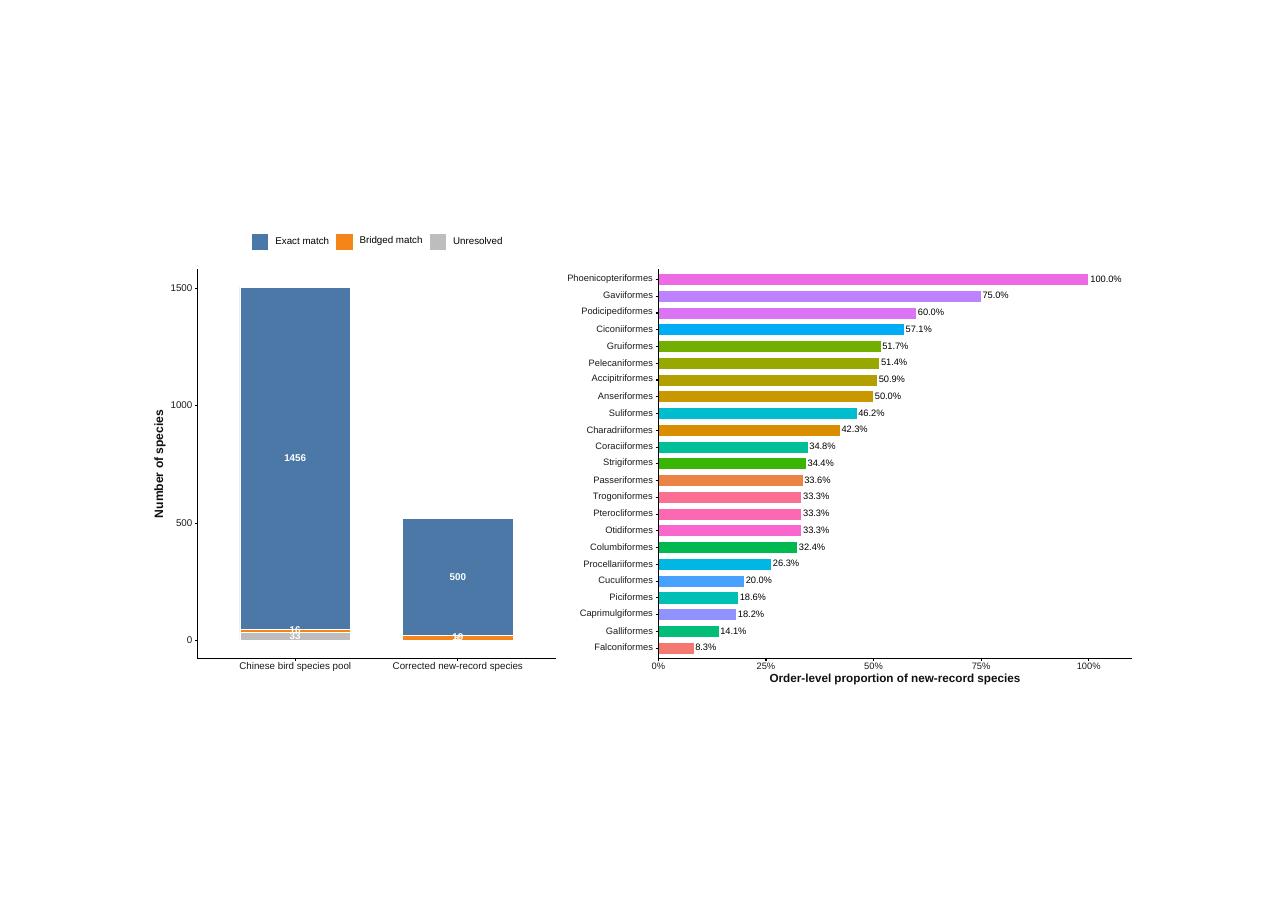
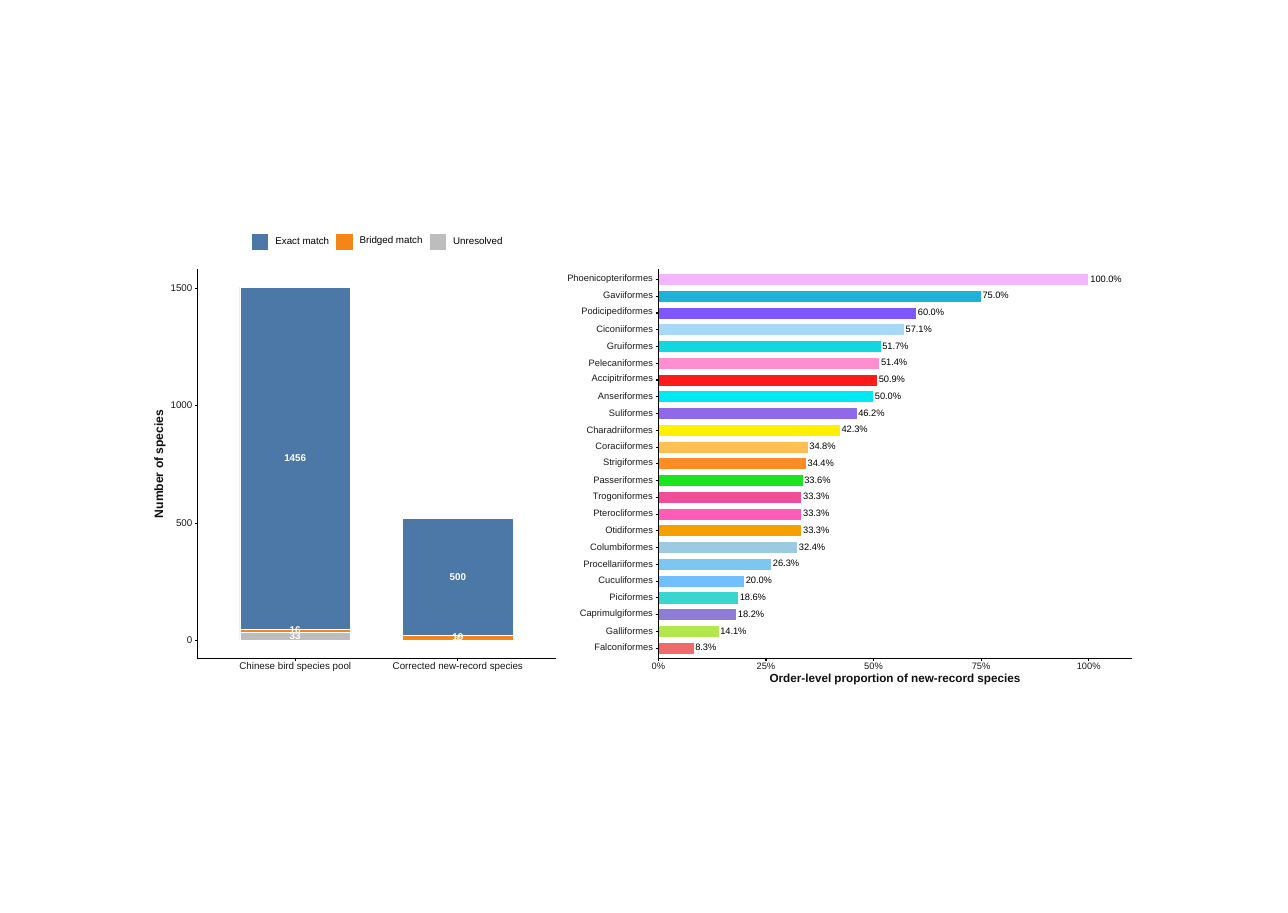
Before and after one commit to dingchenchen6/bird-new-distribution-records, a slide deck: slide 1 of tasks/bird_phylogeny_new_records_mctavish/figures/fig_s1_phylogeny_matching_diagnostics.pptx. Drawn at 1288x913 pixels with LibreOffice and Linux fonts; fonts in the diff are those of the drawing. Boxes give left, top, right and bottom in pixels: in the first picture for what was removed or moved away, otherwise in the second. Text is boxed around its words. In the diff, an @@ line names an element or a change of style, - is before the commit and + after.

```diff
--- a/tasks/bird_phylogeny_new_records_mctavish/figures/fig_s1_phylogeny_matching_diagnostics.pptx
+++ b/tasks/bird_phylogeny_new_records_mctavish/figures/fig_s1_phylogeny_matching_diagnostics.pptx
@@ rectangle at [658, 290, 980, 302]: fill #BC82FF to #1EB2D8 @@
@@ rectangle at [658, 273, 1088, 285]: fill #EE6AE4 to #F4B5FF @@
@@ rectangle at [658, 324, 904, 336]: fill #00ADF5 to #A8D8F8 @@
@@ rectangle at [658, 307, 916, 318]: fill #DA74F5 to #7E57FF @@
@@ rectangle at [658, 358, 880, 369]: fill #97A800 to #FF8ED1 @@
@@ rectangle at [658, 340, 881, 352]: fill #73AF00 to #13D7E0 @@
@@ rectangle at [658, 374, 877, 386]: fill #B2A000 to #FF1A1A @@
@@ rectangle at [658, 391, 873, 403]: fill #C99700 to #00E8F2 @@
@@ rectangle at [658, 407, 856, 419]: fill #00BCCF to #8E6AE8 @@
@@ rectangle at [658, 425, 840, 436]: fill #DB8D00 to #FFF000 @@
@@ rectangle at [658, 441, 808, 453]: fill #00BF99 to #FFBF52 @@
@@ rectangle at [658, 475, 802, 486]: fill #EA8344 to #19E51E @@
@@ rectangle at [658, 458, 806, 470]: fill #39B505 to #FF8C25 @@
@@ rectangle at [658, 492, 802, 503]: fill #FB6F93 to #F04E98 @@
@@ rectangle at [658, 525, 802, 537]: fill #F966CD to #F4A100 @@
@@ rectangle at [658, 542, 797, 553]: fill #00BA51 to #9CCAE1 @@
@@ rectangle at [658, 559, 771, 571]: fill #00B6E4 to #7CC7F2 @@
@@ rectangle at [658, 592, 738, 603]: fill #00BFB5 to #39D6D0 @@
@@ rectangle at [658, 575, 744, 587]: fill #48A1FF to #71BFFF @@
@@ rectangle at [658, 625, 719, 637]: fill #00BD78 to #B2E84D @@
@@ rectangle at [658, 609, 736, 621]: fill #9092FF to #8E7CD7 @@
```
Also in this commit, not shown: 8 other files.
